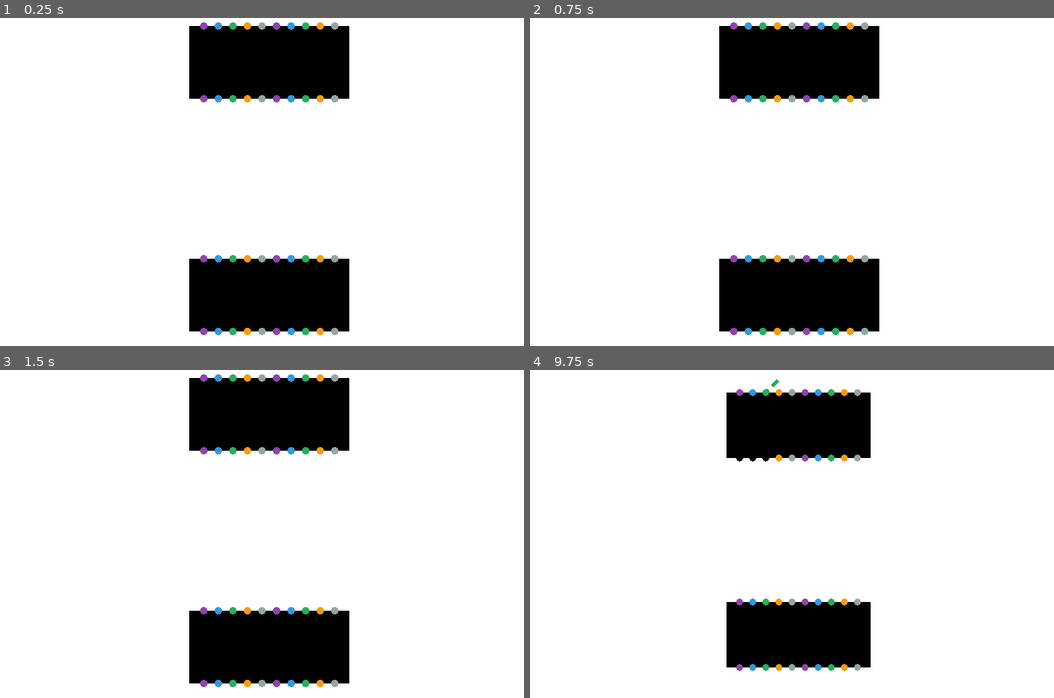
Above: before the commit, frames 1-4 (two rows, left to right).
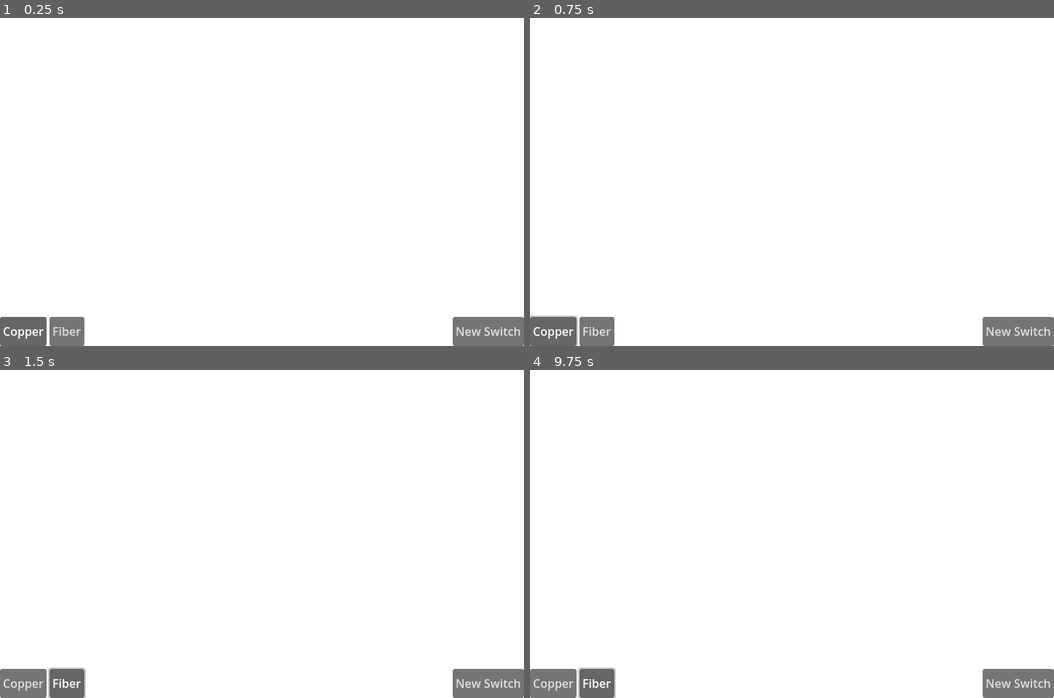
Above: after the commit, the same moments.

Repository: jcronenberg/crISP
Game: Godot game, scene res://scenes/main.tscn
The game is run twice, just before and just after one commit, with the same random seed, the same clock (stepped at 60 frames per second) and the same inputs.
Inputs (mouse positions are in pixels of both pictures, inside the frame that each line leads up to):
- Up to frame 1 (0.25 s): no input
- Up to frame 2 (0.75 s): click (550, 332) at 0.5 s, where only the run after the commit has a clickable "Copper"
- Up to frame 3 (1.5 s): click (68, 684) at 1.25 s, where only the run after the commit has a clickable "Fiber"
- Up to frame 4 (9.75 s): click (550, 684) at 2 s, where only the run after the commit has a clickable "Copper"; click (598, 684) at 2.75 s, where only the run after the commit has a clickable "Fiber"; click (550, 684) at 3.5 s, where only the run after the commit has a clickable "Copper"; click (598, 684) at 4.25 s, where only the run after the commit has a clickable "Fiber"; tap Enter at 5, 6.5, 8 s; drag from (734, 376) to (760, 452) at 5.02 s; tap Space at 5.75, 7.25, 8.75 s; drag from (734, 452) to (760, 376) at 5.77 s; move the mouse to (750, 376) at 6.52 s; press the mouse at (750, 376) at 6.53 s; right-click (750, 376) at 6.8 s; release the mouse at (750, 376) at 7.25 s; drag from (750, 452) to (792, 376) at 7.27 s; drag from (760, 376) to (807, 452) at 8.02 s; drag from (760, 452) to (807, 376) at 8.77 s; move the mouse to (776, 376) at 9.52 s; hold Mouse wheel down (ZoomOut) from 9.53 s (still down); click (776, 376) at 9.67 s

The runs differ from the first frame. In frame 1, 17% of the frame differs, in the area x 0-100%, y 1-100%; in frame 2, 17%; in frame 3, 17%; in frame 4, 14%.
Error after the commit: Attempt to call function 'new' in base 'null instance' on a null instance. (res://scripts/main.gd:4)

Commit message:
Add basic UI and placeable switches

Diff:
--- a/project.godot
+++ b/project.godot
@@ -14,6 +14,10 @@
 run/main_scene="res://scenes/main.tscn"
 config/features=PackedStringArray("4.1", "GL Compatibility")
 config/icon="res://icon.svg"
+
+[autoload]
+
+UiController="*res://scripts/ui_controller.gd"
 
 [display]
 
@@ -49,9 +53,15 @@
 "events": [Object(InputEventMouseButton,"resource_local_to_scene":false,"resource_name":"","device":-1,"window_id":0,"a …(253 unchanged characters)…
 ]
 }
+Cancel={
+"deadzone": 0.5,
+"events": [Object(InputEventKey,"resource_local_to_scene":false,"resource_name":"","device":0,"window_id":0,"alt_pressed":false,"shift_pressed":false,"ctrl_pressed":false,"meta_pressed":false,"pressed":false,"keycode":0,"physical_keycode":4194305,"key_label":0,"unicode":0,"echo":false,"script":null)
+]
+}
 
 [rendering]
 
+textures/canvas_textures/default_texture_filter=0
 renderer/rendering_method="gl_compatibility"
 renderer/rendering_method.mobile="gl_compatibility"
 environment/defaults/default_clear_color=Color(1, 1, 1, 1)
--- /dev/null
+++ b/scenes/game_ui.tscn
@@ -0,0 +1,59 @@
+[gd_scene load_steps=4 format=3 uid="uid://dfqf20b1gvbx6"]
+
+[ext_resource type="Script" path="res://scripts/CableTypesButtons.gd" id="1_y55m6"]
+[ext_resource type="Script" path="res://scripts/NewNodesButtons.gd" id="2_eu3bg"]
+
+[sub_resource type="ButtonGroup" id="ButtonGroup_2kd3i"]
+resource_name = "CableTypes"
+
+[node name="GameUI" type="Control"]
+layout_mode = 3
+anchors_preset = 15
+anchor_right = 1.0
+anchor_bottom = 1.0
+grow_horizontal = 2
+grow_vertical = 2
+
+[node name="CableTypesButtons" type="HBoxContainer" parent="."]
+layout_mode = 1
+anchors_preset = 2
+anchor_top = 1.0
+anchor_bottom = 1.0
+offset_top = -40.0
+offset_right = 40.0
+grow_vertical = 0
+script = ExtResource("1_y55m6")
+
+[node name="CableCopperButton" type="Button" parent="CableTypesButtons"]
+layout_mode = 2
+toggle_mode = true
+button_pressed = true
+button_group = SubResource("ButtonGroup_2kd3i")
+text = "Copper"
+
+[node name="CableFiberButton" type="Button" parent="CableTypesButtons"]
+layout_mode = 2
+toggle_mode = true
+button_group = SubResource("ButtonGroup_2kd3i")
+text = "Fiber"
+
+[node name="NewNodesButtons" type="HBoxContainer" parent="."]
+layout_mode = 1
+anchors_preset = 3
+anchor_left = 1.0
+anchor_top = 1.0
+anchor_right = 1.0
+anchor_bottom = 1.0
+offset_left = -40.0
+offset_top = -40.0
+grow_horizontal = 0
+grow_vertical = 0
+script = ExtResource("2_eu3bg")
+
+[node name="NewSwitchButton" type="Button" parent="NewNodesButtons"]
+layout_mode = 2
+text = "New Switch"
+
+[connection signal="pressed" from="CableTypesButtons/CableCopperButton" to="CableTypesButtons" method="_on_cable_copper_button_pressed"]
+[connection signal="pressed" from="CableTypesButtons/CableFiberButton" to="CableTypesButtons" method="_on_cable_fiber_button_pressed"]
+[connection signal="pressed" from="NewNodesButtons/NewSwitchButton" to="NewNodesButtons" method="_on_new_switch_button_pressed"]
--- a/scenes/main.tscn
+++ b/scenes/main.tscn
@@ -1,10 +1,12 @@
-[gd_scene load_steps=4 format=3 uid="uid://dl7lp14w810qj"]
+[gd_scene load_steps=5 format=3 uid="uid://dl7lp14w810qj"]
 
 [ext_resource type="Script" path="res://scripts/Camera.gd" id="1_d2c2q"]
 [ext_resource type="Texture2D" uid="uid://xlfunc5i22gq" path="res://assets/mne_bg.png" id="1_gjcwj"]
-[ext_resource type="PackedScene" uid="uid://wn2ch8bgv060" path="res://scenes/switch.tscn" id="1_ttjah"]
+[ext_resource type="Script" path="res://scripts/main.gd" id="1_sf1h0"]
+[ext_resource type="PackedScene" uid="uid://dfqf20b1gvbx6" path="res://scenes/game_ui.tscn" id="4_dvlwu"]
 
 [node name="Main" type="Node2D"]
+script = ExtResource("1_sf1h0")
 
 [node name="Camera" type="Camera2D" parent="."]
 position = Vector2(320, 360)
@@ -20,8 +22,10 @@
 
 [node name="Cables" type="Node2D" parent="."]
 
-[node name="Switch" parent="." instance=ExtResource("1_ttjah")]
-position = Vector2(220, 160)
+[node name="Switches" type="Node2D" parent="."]
 
-[node name="Switch2" parent="." instance=ExtResource("1_ttjah")]
-position = Vector2(220, 480)
+[node name="CanvasLayer" type="CanvasLayer" parent="."]
+
+[node name="GameUI" parent="CanvasLayer" instance=ExtResource("4_dvlwu")]
+size_flags_horizontal = 0
+mouse_filter = 1
--- a/scenes/switch.tscn
+++ b/scenes/switch.tscn
@@ -1,7 +1,8 @@
-[gd_scene load_steps=11 format=3 uid="uid://wn2ch8bgv060"]
+[gd_scene load_steps=12 format=3 uid="uid://wn2ch8bgv060"]
 
 [ext_resource type="PackedScene" uid="uid://dul63201md3r7" path="res://scenes/switch_port.tscn" id="1_4tnm7"]
 [ext_resource type="Material" uid="uid://b4sy36gg682sk" path="res://resources/color_material.tres" id="1_5mgf4"]
+[ext_resource type="Script" path="res://scripts/switch.gd" id="1_48xwx"]
 [ext_resource type="Shader" path="res://shaders/color.gdshader" id="1_axdv7"]
 [ext_resource type="Script" path="res://scripts/SwitchPortPair.gd" id="2_16gmr"]
 
@@ -30,6 +31,7 @@
 shader_parameter/color = Color(0.584314, 0.647059, 0.65098, 1)
 
 [node name="Switch" type="Node2D"]
+script = ExtResource("1_48xwx")
 
 [node name="Polygon2D" type="Polygon2D" parent="."]
 color = Color(0, 0, 0, 1)
--- a/scripts/Cable.gd
+++ b/scripts/Cable.gd
@@ -2,3 +2,9 @@
 
 var port1 = null
 var port2 = null
+var type = "copper"
+
+func _ready():
+	type = get_node("/root/UiController").selected_cable_type
+	if type == "copper":
+		texture = null
--- /dev/null
+++ b/scripts/CableTypesButtons.gd
@@ -0,0 +1,9 @@
+extends HBoxContainer
+
+
+func _on_cable_copper_button_pressed():
+	get_node("/root/UiController").selected_cable_type = "copper"
+
+
+func _on_cable_fiber_button_pressed():
+	get_node("/root/UiController").selected_cable_type = "fiber"
--- /dev/null
+++ b/scripts/NewNodesButtons.gd
@@ -0,0 +1,6 @@
+extends HBoxContainer
+
+@onready var new_switch := preload("res://scenes/switch.tscn")
+
+func _on_new_switch_button_pressed():
+	get_node("/root/Main/Switches").add_child(new_switch.instantiate())
--- /dev/null
+++ b/scripts/main.gd
@@ -0,0 +1,4 @@
+extends Node2D
+
+func _ready():
+	add_child(load("res://scripts/Simulation.gd").new())
--- /dev/null
+++ b/scripts/switch.gd
@@ -0,0 +1,17 @@
+extends Node2D
+
+var placed := false
+
+func _process(_delta):
+	if not placed:
+		global_position = get_global_mouse_position()
+		global_position.x -= 110
+		global_position.y -= 50
+		global_position = global_position.snapped(Vector2i(20, 20))
+
+
+func _input(event):
+	if event.is_action_pressed("LClick"):
+		placed = true
+	elif event.is_action_pressed("RClick") or event.is_action_pressed("Cancel"):
+		queue_free()
--- /dev/null
+++ b/scripts/ui_controller.gd
@@ -0,0 +1,3 @@
+extends Node
+
+var selected_cable_type = "copper"
